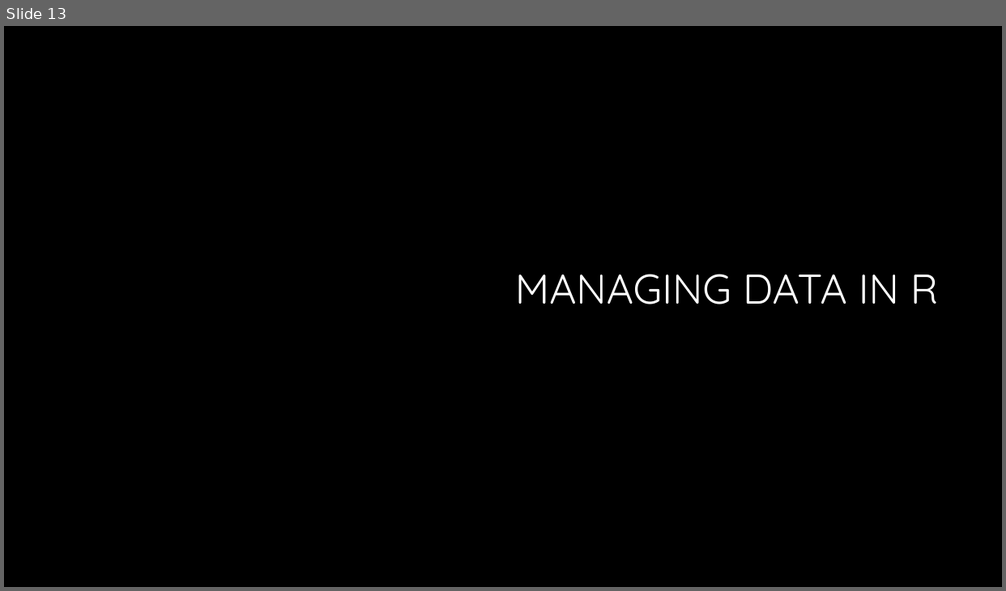
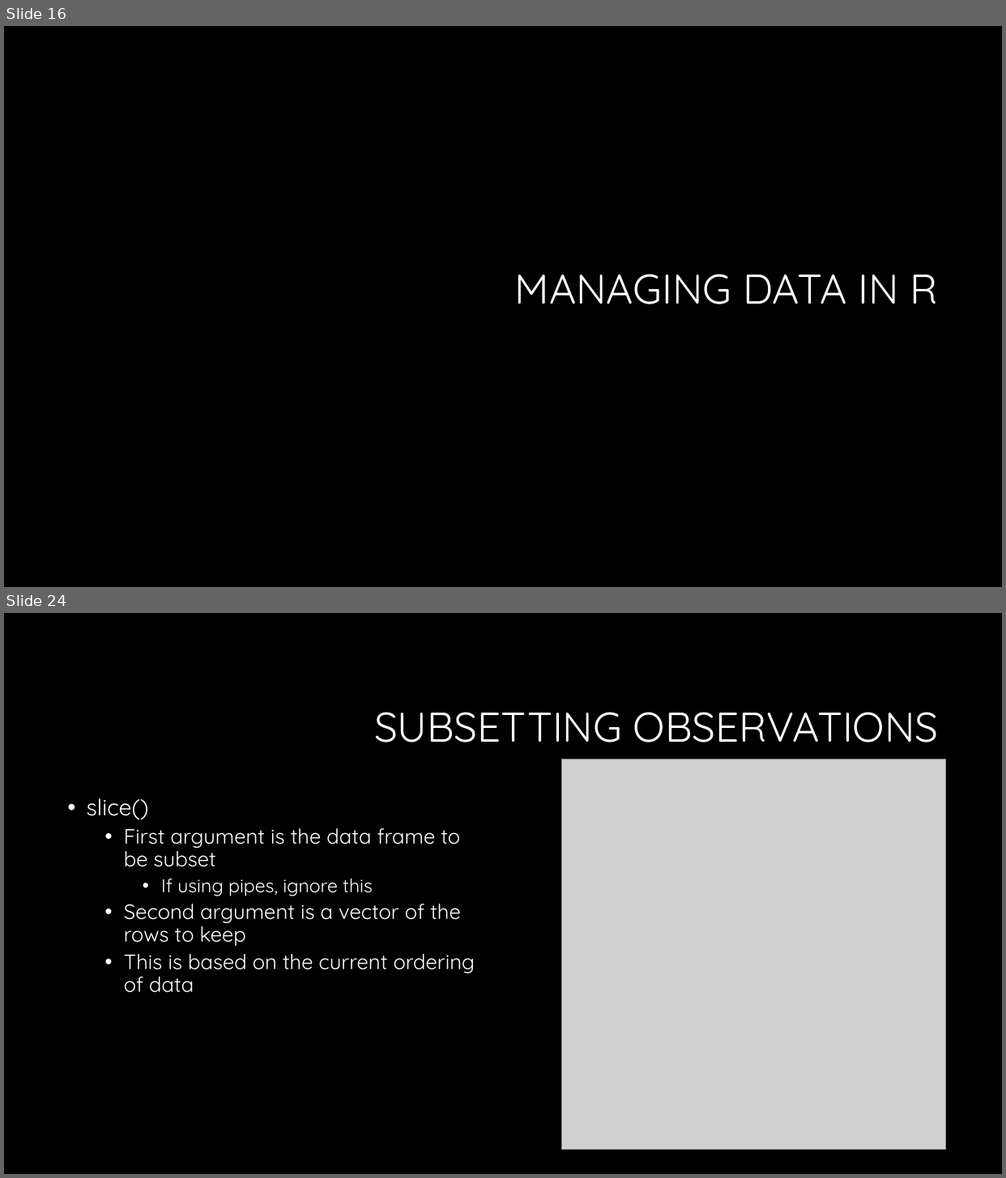
Before and after one commit to bmewing/TCQF2016, a slide deck: Reproducible data analysis.pptx. Shown one above the other, each under a label of ours: slide 13 before the commit, slides 16 and 24 after it; the slides between them are not shown. The pictures are 1006x591 and 1006x1178 pixels, drawn with LibreOffice and Linux fonts; fonts in the diff are those of the drawing; grey boxes stand for pictures; background and template pictures are left out. Boxes give left, top, right and bottom in pixels: in the first picture for what was removed or moved away, otherwise in the second. Text is boxed around its words. In the diff, an @@ line names an element or a change of style, - is before the commit and + after.

```diff
--- a/Reproducible data analysis.pptx
+++ b/Reproducible data analysis.pptx
@@ slide 24 added at [4, 613, 1002, 1174], background #000000 @@
@@ title added at [374, 712, 938, 743], 40 pt, text #FFFFFF @@
+SUBSETTING OBSERVATIONS
@@ picture added at [562, 759, 946, 1150] @@
@@ text added at [87, 798, 475, 993], 20 pt, text #FFFFFF @@
+• slice()
+  • First argument is the data frame to be subset
+    • If using pipes, ignore this
+  • Second argument is a vector of the rows to keep
+  • This is based on the current ordering of data
@@ what was slide 13 is now slide 16 @@
```
Also in this commit, not shown: 25 other slides added, 1 slide removed, 5 other files.
